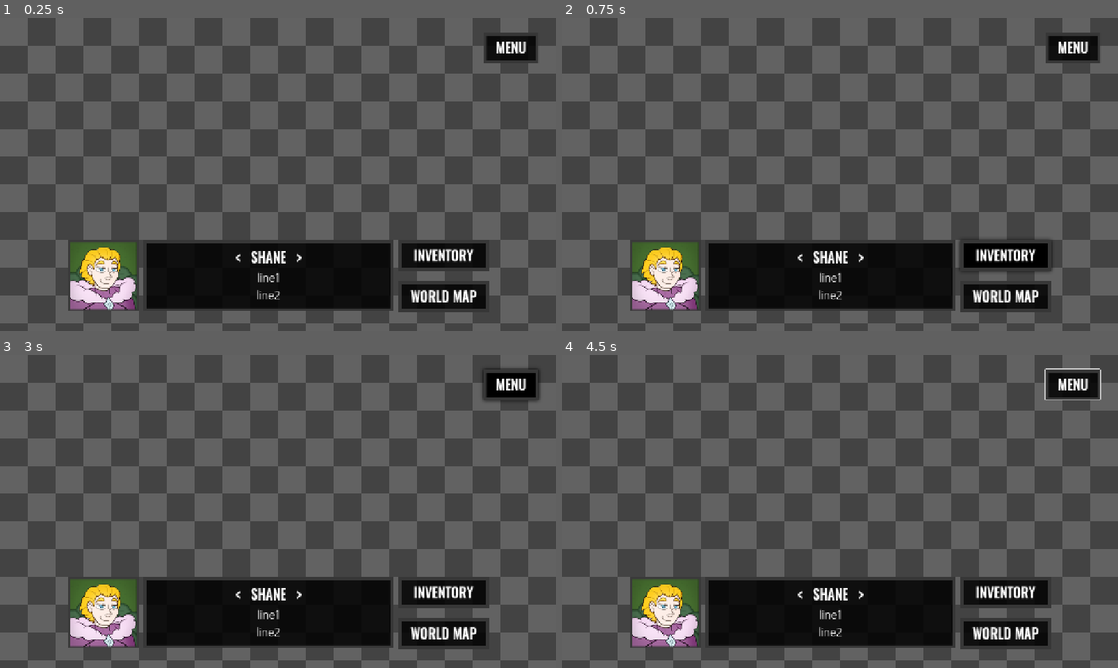
Above: before the commit, frames 1-4 (two rows, left to right).
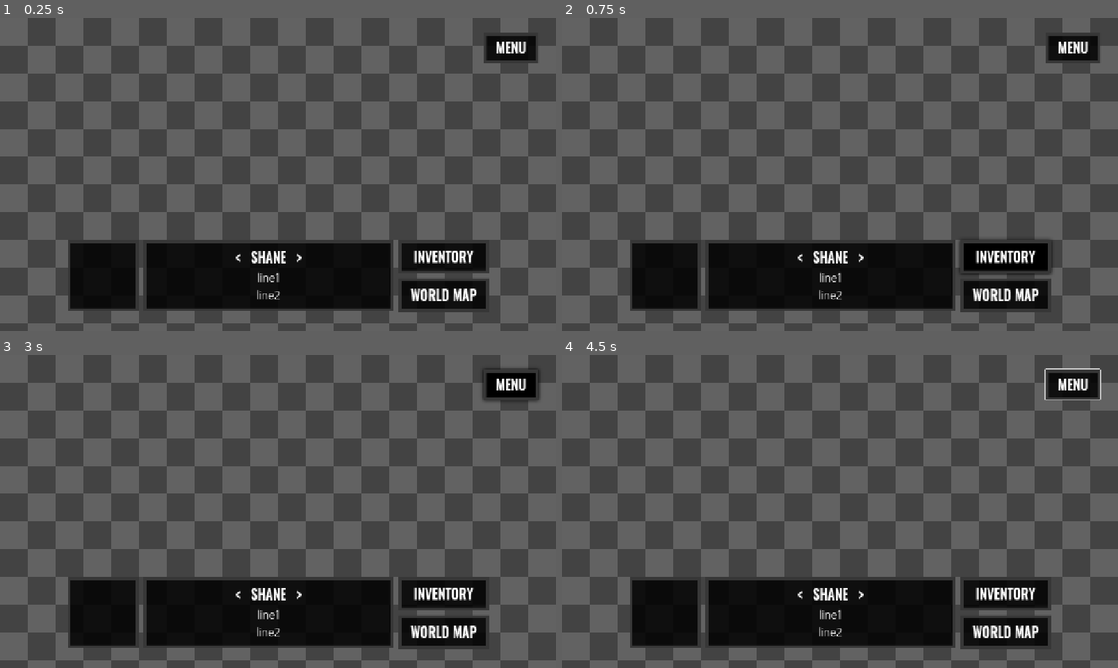
Above: after the commit, the same moments.

Repository: Piyan0/tim_movement
Game: Godot game, scene res://ui/game_hud/hud.tscn
Two runs of this game, one before a commit and one after it. Both use one fixed random seed, a clock stepped at 60 frames per second and the inputs below.
Inputs (mouse positions are in pixels of both pictures, inside the frame that each line leads up to):
- Up to frame 1 (0.25 s): no input
- Up to frame 2 (0.75 s): click (1006, 255) at 0.52 s
- Up to frame 3 (3 s): tap Enter (ui_accept) at 1.25, 2, 2.75 s; drag from (444, 592) to (333, 442) at 1.27 s; drag from (444, 633) to (250, 574) at 2.02 s; move the mouse to (511, 383) at 2.77 s; hold Right (ui_right) from 2.78 s (still down); click (511, 383) at 2.92 s
- Up to frame 4 (4.5 s): release Right (ui_right) at 3.5 s; tap Enter (ui_accept) at 3.5, 4.25 s; drag from (812, 574) to (673, 464) at 3.52 s; move the mouse to (1006, 558) at 4.27 s; hold Left (ui_left) from 4.28 s (still down)

The runs differ from the first frame. In frame 1, 3.4% of the frame differs, in the area x 12-88%, y 71-94%; in frame 2, 3.5%; in frame 3, 3.4%; in frame 4, 3.4%.

Commit message:
Commit at 07/06/2026 14:49:36,19

Diff:
--- a/ui/game_hud/hud.tscn
+++ b/ui/game_hud/hud.tscn
@@ -98,6 +98,7 @@
 patch_margin_bottom = 21
 
 [node name="Portrait" type="TextureRect" parent="BottomContainer/Control" unique_id=1603332846]
+visible = false
 layout_mode = 1
 anchors_preset = 15
 anchor_right = 1.0
@@ -166,15 +167,16 @@
 custom_minimum_size = Vector2(0, 164)
 layout_mode = 2
 size_flags_vertical = 8
+theme_override_constants/separation = 12
 
 [node name="HoverableButton" parent="BottomContainer/PanelContainer/VBoxContainer" unique_id=676343973 instance=ExtResource("6_g8xwt")]
 layout_mode = 2
-size_flags_vertical = 8
+size_flags_vertical = 3
 title = "INVENTORY"
 
 [node name="HoverableButton2" parent="BottomContainer/PanelContainer/VBoxContainer" unique_id=635937756 instance=ExtResource("6_g8xwt")]
 layout_mode = 2
-size_flags_vertical = 10
+size_flags_vertical = 3
 title = "WORLD MAP"
 
 [node name="HoverableButton" parent="." unique_id=887348440 instance=ExtResource("6_g8xwt")]
